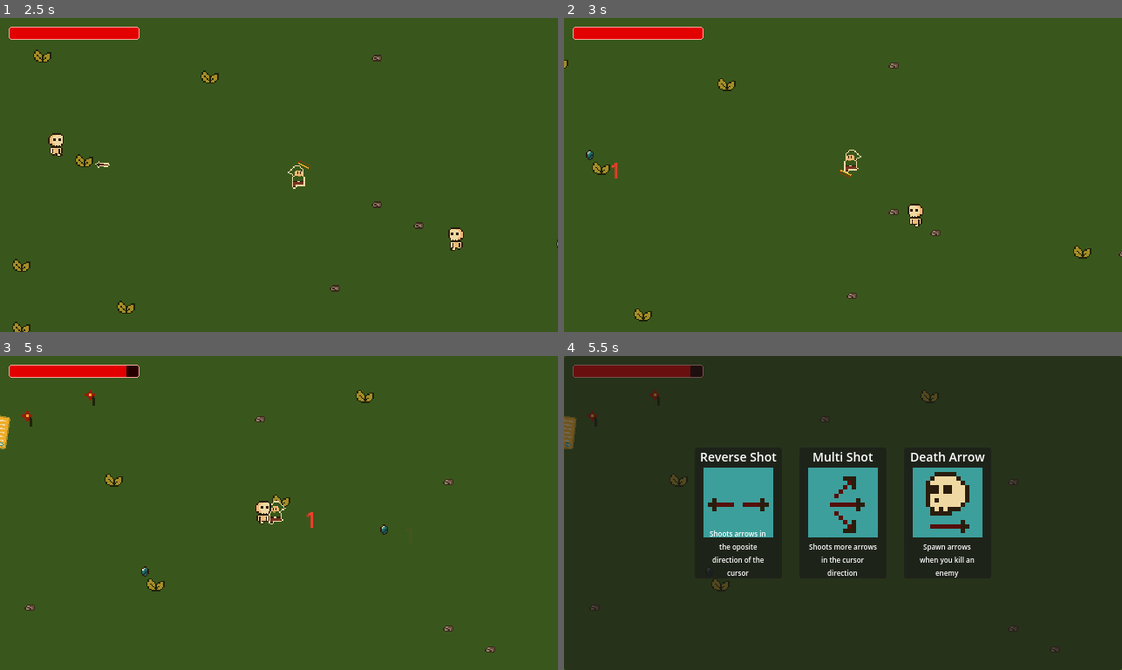
Above: before the commit, frames 1-4 (two rows, left to right).
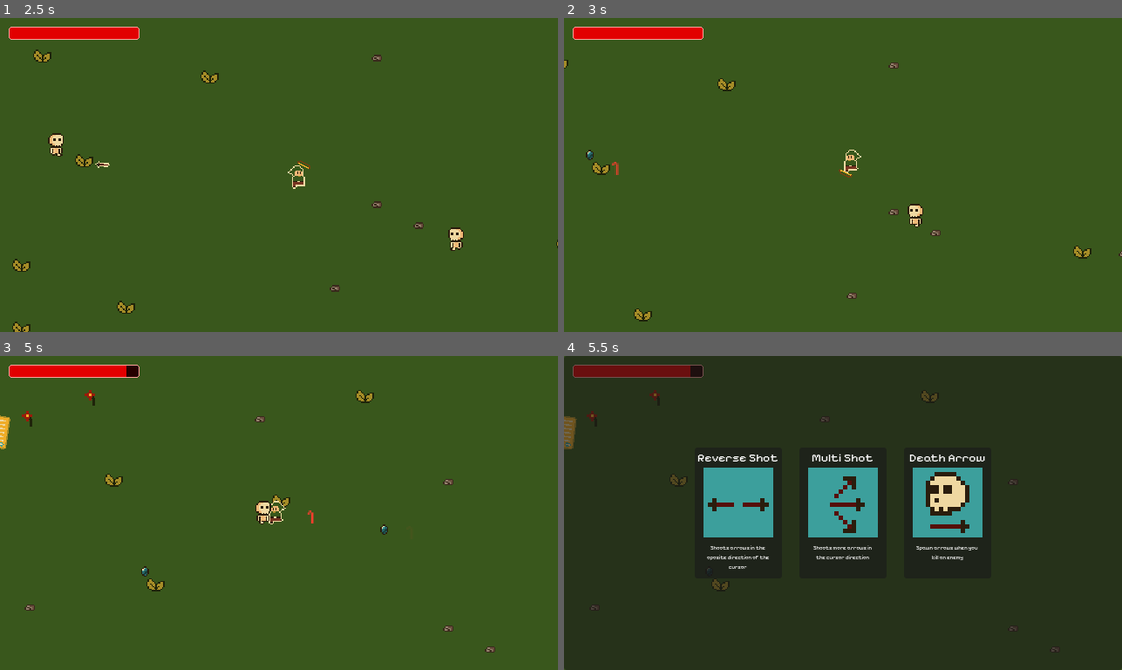
Above: after the commit, the same moments.

Repository: danilomacb/RAMter
Game: Godot game, scene res://Scenes/Game.tscn
Two runs of this game, one before a commit and one after it. Both use one fixed random seed, a clock stepped at 60 frames per second and the inputs below.
Inputs (mouse positions are in pixels of both pictures, inside the frame that each line leads up to):
- Up to frame 1 (2.5 s): move the mouse to (401, 159) at 0.52 s; hold Right (MoveRight) 0.53-1.28 s; move the mouse to (167, 190) at 1.27 s; hold Down (MoveDown) 1.28-2.03 s; move the mouse to (334, 105) at 2.02 s; hold Right (MoveRight) from 2.03 s (still down)
- Up to frame 2 (3 s): move the mouse to (815, 237) at 2.77 s; release Right (MoveRight) at 2.78 s; hold Up (MoveUp) from 2.78 s (still down)
- Up to frame 3 (5 s): move the mouse to (446, 560) at 3.52 s; release Up (MoveUp) at 3.53 s; hold Left (MoveLeft) from 3.53 s (still down); move the mouse to (111, 465) at 4.27 s
- Up to frame 4 (5.5 s): move the mouse to (870, 513) at 5.02 s; release Left (MoveLeft) at 5.03 s; hold Down (MoveDown) from 5.03 s (still down)

Frame 1 is identical in both runs. In frame 2, less than 0.1% of the frame differs, in the area x 8-10%, y 45-52%; in frame 3, less than 0.1%; in frame 4, 1.6%, in the area x 23-76%, y 30-71%.

Commit message:
new font added

Diff:
--- a/Prefabs/DamageIndicator.tscn
+++ b/Prefabs/DamageIndicator.tscn
@@ -1,6 +1,7 @@
-[gd_scene load_steps=5 format=3 uid="uid://t7eqcaw1f13g"]
+[gd_scene load_steps=6 format=3 uid="uid://t7eqcaw1f13g"]
 
 [ext_resource type="Script" path="res://Scripts/DamageIndicator.gd" id="1_wvk3y"]
+[ext_resource type="FontFile" uid="uid://bkirvl5j6t4n3" path="res://Fonts/PixelifySans-Regular.ttf" id="2_6nqvo"]
 
 [sub_resource type="Animation" id="Animation_hxbbm"]
 length = 0.001
@@ -86,6 +87,7 @@
 offset_bottom = 23.0
 size_flags_horizontal = 4
 theme_override_colors/font_color = Color(1, 0.235294, 0.180392, 1)
+theme_override_fonts/font = ExtResource("2_6nqvo")
 text = "1"
 horizontal_alignment = 1
 
--- a/Prefabs/UpgradeCard.tscn
+++ b/Prefabs/UpgradeCard.tscn
@@ -7,6 +7,7 @@
 [ext_resource type="Resource" uid="uid://c2qwyexfxb6tk" path="res://Resources/Penetrator.tres" id="5_4x6wo"]
 [ext_resource type="Resource" uid="uid://b35osamq5swh2" path="res://Resources/Reflector.tres" id="6_1xt0u"]
 [ext_resource type="Resource" uid="uid://b3xb6hrhryixw" path="res://Resources/ReverseShot.tres" id="7_jq82n"]
+[ext_resource type="FontFile" uid="uid://bkirvl5j6t4n3" path="res://Fonts/PixelifySans-Regular.ttf" id="8_r4h3a"]
 
 [node name="UpgradeCard" type="Button"]
 anchors_preset = 8
@@ -29,6 +30,7 @@
 anchor_right = 1.0
 offset_bottom = 23.0
 grow_horizontal = 2
+theme_override_fonts/font = ExtResource("8_r4h3a")
 theme_override_font_sizes/font_size = 14
 text = "Title"
 horizontal_alignment = 1
@@ -58,7 +60,8 @@
 offset_right = -10.0
 grow_horizontal = 2
 grow_vertical = 0
-theme_override_font_sizes/font_size = 8
+theme_override_fonts/font = ExtResource("8_r4h3a")
+theme_override_font_sizes/font_size = 6
 text = "Description"
 horizontal_alignment = 1
 autowrap_mode = 2
--- a/Scenes/Game.tscn
+++ b/Scenes/Game.tscn
@@ -10,6 +10,7 @@
 [ext_resource type="PackedScene" uid="uid://6t1lgjewcbon" path="res://Prefabs/UpgradeCard.tscn" id="8_msqct"]
 [ext_resource type="Script" path="res://Scripts/PlayAgainButton.gd" id="9_5dn3i"]
 [ext_resource type="Texture2D" uid="uid://5l333m8tcxne" path="res://Sprites/gameOver.png" id="9_xo048"]
+[ext_resource type="FontFile" uid="uid://bkirvl5j6t4n3" path="res://Fonts/PixelifySans-Regular.ttf" id="10_rsjyn"]
 
 [sub_resource type="TileSetAtlasSource" id="TileSetAtlasSource_kwwc3"]
 texture = ExtResource("1_gk4jy")
@@ -133,6 +134,7 @@
 offset_bottom = -40.0
 grow_horizontal = 2
 grow_vertical = 0
+theme_override_fonts/font = ExtResource("10_rsjyn")
 text = "PLAY AGAIN"
 script = ExtResource("9_5dn3i")
 
Binary file added: Fonts/PixelifySans-Regular.ttf
Not shown, added: Fonts/PixelifySans-Regular.ttf.import
Not shown: 1 places in Prefabs/UpgradeCard.tscn that only renumber resources
Not shown: 1 places in Scenes/Game.tscn that only renumber resources
